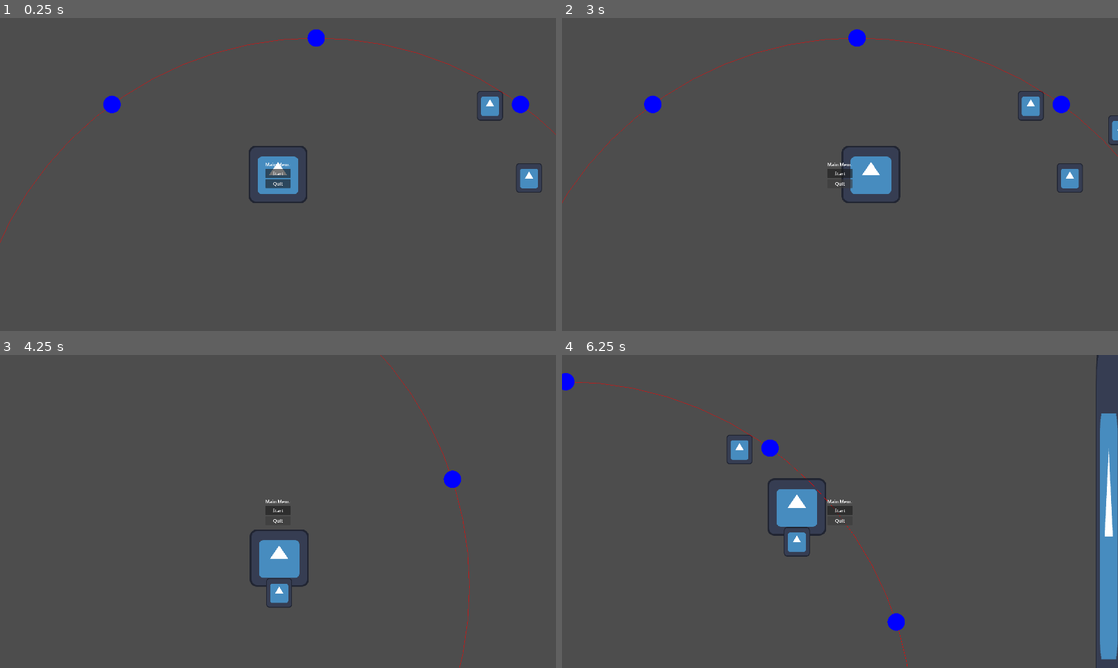
Above: before the commit, frames 1-4 (two rows, left to right).
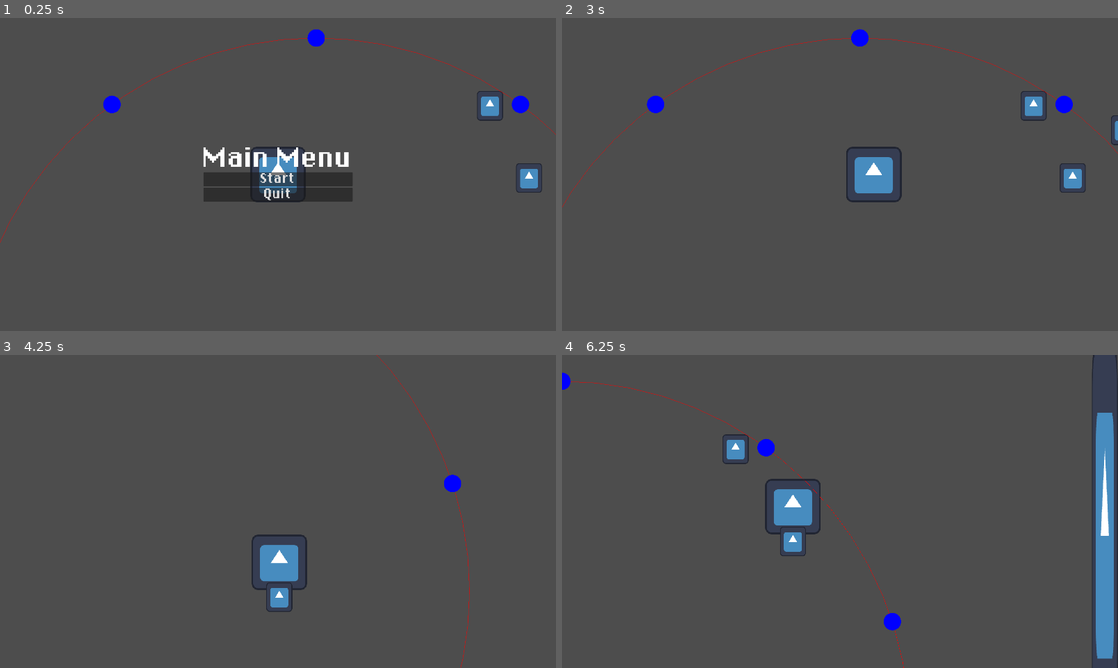
Above: after the commit, the same moments.

Repository: mrmojii/ocult
Game: Godot game, scene res://World/world.tscn
The game is run twice, just before and just after one commit, with the same random seed, the same clock (stepped at 60 frames per second) and the same inputs. The engine's default icon, where the game draws it, is replaced by a stand-in: a white triangle on a blue panel in a dark square.
Inputs (mouse positions are in pixels of both pictures, inside the frame that each line leads up to):
- Up to frame 1 (0.25 s): no input
- Up to frame 2 (3 s): click "Start" at 0.5 s; click (840, 174) at 1.25 s, where only the run before the commit has a clickable "Start"; click (840, 187) at 2 s, where only the run after the commit has a clickable "Continue"; hold D (MoveRight) from 2.78 s (still down); hold E (Interact) from 2.78 s (still down)
- Up to frame 3 (4.25 s): release D (MoveRight) at 3.53 s; release E (Interact) at 3.53 s; hold S (MoveDown) from 3.53 s (still down); tap E (Interact) at 3.6 s
- Up to frame 4 (6.25 s): release S (MoveDown) at 4.28 s; hold D (MoveRight) 4.28-5.03 s; hold E (Interact) 4.28-5.03 s; hold W (MoveUp) 5.03-5.78 s; tap E (Interact) at 5.1 s; hold A (MoveLeft) from 5.78 s (still down); hold E (Interact) from 5.78 s (still down)

The runs differ from the first frame. In frame 1, 3.1% of the frame differs, in the area x 36-64%, y 40-60%; in frame 2, 1.5%; in frame 3, 1.3%; in frame 4, 3.4%, in the area x 0-100%, y 0-100%.

Commit message:
bare minimum ui menu ok

Diff:
--- a/GameManager/game_manager.gd
+++ b/GameManager/game_manager.gd
@@ -20,6 +20,12 @@
 
 # Called every frame. 'delta' is the elapsed time since the previous frame.
 func _process(delta: float) -> void:
+	if Input.is_action_just_pressed("Menu"):
+		if state == GAME_STATE.PLAY:
+			state = GAME_STATE.PAUSE
+		elif state == GAME_STATE.PAUSE:
+			state = GAME_STATE.PLAY
+	pass
+
+func init():
 	self.state = GAME_STATE.START
-
-	pass
--- a/Player/Player.tscn
+++ b/Player/Player.tscn
@@ -11,15 +11,11 @@
 drop_point = NodePath("DropPoint")
 
 [node name="Sprite2D" type="Sprite2D" parent="." unique_id=360321690]
-scale = Vector2(0.53125006, 0.515625)
+scale = Vector2(0.5, 0.5)
 texture = ExtResource("1_3qydi")
 
 [node name="CollisionShape2D" type="CollisionShape2D" parent="." unique_id=2185953]
 shape = SubResource("RectangleShape2D_q3lat")
 
-[node name="Camera2D" type="Camera2D" parent="." unique_id=227411682]
-zoom = Vector2(3, 3)
-position_smoothing_enabled = true
-
 [node name="DropPoint" type="Marker2D" parent="." unique_id=391532136]
 position = Vector2(0, 40)
--- a/UI/credits_menu.gd
+++ b/UI/credits_menu.gd
@@ -17,3 +17,8 @@
 		show()
 	else :
 		hide()
+
+
+func _on_quit_button_button_up() -> void:
+	get_tree().quit()
+	pass # Replace with function body.
--- a/UI/main_menu.gd
+++ b/UI/main_menu.gd
@@ -1,11 +1,21 @@
 extends Control
 
 
+enum PAGES{
+	MAIN,
+	TUTORIAL_GAME_JAM
+}
+
+var current_page = PAGES.MAIN
+
+@onready var main_page = %MainPage
+@onready var tutorial_page = %TutorialPage
 # Called when the node enters the scene tree for the first time.
 func _ready() -> void:
 	GameManager.state_changed.connect(_on_game_state_changed)
+	main_page.show()
+	tutorial_page.hide()
 	pass # Replace with function body.
-
 
 # Called every frame. 'delta' is the elapsed time since the previous frame.
 func _process(delta: float) -> void:
@@ -17,3 +27,20 @@
 		show()
 	else :
 		hide()
+
+
+func _on_quit_button_button_up() -> void:
+	print("button up")
+	get_tree().quit()
+	pass # Replace with function body.
+
+
+func _on_start_main_button_button_up() -> void:
+	main_page.hide()
+	tutorial_page.show()
+	pass # Replace with function body.
+
+
+func _on_continue_button_button_up() -> void:
+	GameManager.state = GameManager.GAME_STATE.PLAY
+	pass # Replace with function body.
--- a/UI/pause_menu.gd
+++ b/UI/pause_menu.gd
@@ -16,3 +16,13 @@
 		show()
 	else :
 		hide()
+
+
+func _on_quit_button_button_up() -> void:
+	get_tree().quit()
+	pass # Replace with function body.
+
+
+func _on_resume_button_button_up() -> void:
+	GameManager.state = GameManager.GAME_STATE.PLAY
+	pass # Replace with function body.
--- a/UI/ui.tscn
+++ b/UI/ui.tscn
@@ -2,6 +2,7 @@
 
 [ext_resource type="Script" uid="uid://ctjh0e85cm1oc" path="res://UI/ui.gd" id="1_2fwl4"]
 [ext_resource type="Script" uid="uid://bmsjquddrkusy" path="res://UI/main_menu.gd" id="2_dajm1"]
+[ext_resource type="FontFile" uid="uid://bkpi0k1kbwmr3" path="res://Assets/fonts/DePixelHalbfett.otf" id="3_3sbvi"]
 [ext_resource type="Script" uid="uid://m1krevk8f4ti" path="res://UI/pause_menu.gd" id="3_e6gg6"]
 [ext_resource type="Script" uid="uid://cnocs1mqv554a" path="res://UI/credits_menu.gd" id="4_hat8c"]
 
@@ -24,31 +25,84 @@
 grow_vertical = 2
 script = ExtResource("2_dajm1")
 
-[node name="VBoxContainer" type="VBoxContainer" parent="MainMenu" unique_id=445912655]
+[node name="MainPage" type="Control" parent="MainMenu" unique_id=1499382998]
+unique_name_in_owner = true
 layout_mode = 1
 anchors_preset = 8
 anchor_left = 0.5
 anchor_top = 0.5
 anchor_right = 0.5
 anchor_bottom = 0.5
-offset_left = -20.0
-offset_top = -20.0
-offset_right = 20.0
-offset_bottom = 20.0
 grow_horizontal = 2
 grow_vertical = 2
 
-[node name="Label" type="Label" parent="MainMenu/VBoxContainer" unique_id=727049238]
+[node name="VBoxContainer" type="VBoxContainer" parent="MainMenu/MainPage" unique_id=445912655]
+layout_mode = 1
+anchors_preset = 8
+anchor_left = 0.5
+anchor_top = 0.5
+anchor_right = 0.5
+anchor_bottom = 0.5
+offset_left = -257.5
+offset_top = -93.5
+offset_right = 257.5
+offset_bottom = 93.5
+grow_horizontal = 2
+grow_vertical = 2
+
+[node name="Label" type="Label" parent="MainMenu/MainPage/VBoxContainer" unique_id=727049238]
 layout_mode = 2
+theme_override_fonts/font = ExtResource("3_3sbvi")
+theme_override_font_sizes/font_size = 64
 text = "Main Menu"
 
-[node name="StartButton" type="Button" parent="MainMenu/VBoxContainer" unique_id=1577657658]
+[node name="StartButton" type="Button" parent="MainMenu/MainPage/VBoxContainer" unique_id=1577657658]
 layout_mode = 2
+theme_override_fonts/font = ExtResource("3_3sbvi")
+theme_override_font_sizes/font_size = 32
 text = "Start"
 
-[node name="QuitButton" type="Button" parent="MainMenu/VBoxContainer" unique_id=1330622432]
+[node name="QuitButton" type="Button" parent="MainMenu/MainPage/VBoxContainer" unique_id=1330622432]
 layout_mode = 2
+theme_override_fonts/font = ExtResource("3_3sbvi")
+theme_override_font_sizes/font_size = 32
 text = "Quit"
+
+[node name="TutorialPage" type="Control" parent="MainMenu" unique_id=1396173575]
+unique_name_in_owner = true
+layout_mode = 1
+anchors_preset = 8
+anchor_left = 0.5
+anchor_top = 0.5
+anchor_right = 0.5
+anchor_bottom = 0.5
+grow_horizontal = 2
+grow_vertical = 2
+
+[node name="VBoxContainer" type="VBoxContainer" parent="MainMenu/TutorialPage" unique_id=490184529]
+layout_mode = 1
+anchors_preset = 8
+anchor_left = 0.5
+anchor_top = 0.5
+anchor_right = 0.5
+anchor_bottom = 0.5
+offset_left = -169.0
+offset_top = -60.0
+offset_right = 169.0
+offset_bottom = 60.0
+grow_horizontal = 2
+grow_vertical = 2
+
+[node name="Label" type="Label" parent="MainMenu/TutorialPage/VBoxContainer" unique_id=740287278]
+layout_mode = 2
+theme_override_fonts/font = ExtResource("3_3sbvi")
+theme_override_font_sizes/font_size = 32
+text = "balbla tutorial
+"
+
+[node name="ContinueButton" type="Button" parent="MainMenu/TutorialPage/VBoxContainer" unique_id=1527609135]
+layout_mode = 2
+text = "Continue"
 
 [node name="PauseMenu" type="Control" parent="." unique_id=456376627]
 unique_name_in_owner = true
@@ -76,15 +130,21 @@
 
 [node name="Label" type="Label" parent="PauseMenu/VBoxContainer" unique_id=902326594]
 layout_mode = 2
+theme_override_fonts/font = ExtResource("3_3sbvi")
+theme_override_font_sizes/font_size = 64
 text = "Pause"
 horizontal_alignment = 1
 
 [node name="ResumeButton" type="Button" parent="PauseMenu/VBoxContainer" unique_id=1597235845]
 layout_mode = 2
+theme_override_fonts/font = ExtResource("3_3sbvi")
+theme_override_font_sizes/font_size = 32
 text = "Resume"
 
 [node name="QuitButton" type="Button" parent="PauseMenu/VBoxContainer" unique_id=890191758]
 layout_mode = 2
+theme_override_fonts/font = ExtResource("3_3sbvi")
+theme_override_font_sizes/font_size = 32
 text = "Quit"
 
 [node name="CreditsMenu" type="Control" parent="." unique_id=156149899]
@@ -113,5 +173,20 @@
 
 [node name="Label" type="Label" parent="CreditsMenu/VBoxContainer" unique_id=1361982024]
 layout_mode = 2
+theme_override_fonts/font = ExtResource("3_3sbvi")
+theme_override_font_sizes/font_size = 32
 text = "Done by cool people :D
 "
+
+[node name="QuitButton" type="Button" parent="CreditsMenu/VBoxContainer" unique_id=1310148572]
+layout_mode = 2
+theme_override_fonts/font = ExtResource("3_3sbvi")
+theme_override_font_sizes/font_size = 32
+text = "Quit"
+
+[connection signal="button_up" from="MainMenu/MainPage/VBoxContainer/StartButton" to="MainMenu" method="_on_start_main_button_button_up"]
+[connection signal="button_up" from="MainMenu/MainPage/VBoxContainer/QuitButton" to="MainMenu" method="_on_quit_button_button_up"]
+[connection signal="button_up" from="MainMenu/TutorialPage/VBoxContainer/ContinueButton" to="MainMenu" method="_on_continue_button_button_up"]
+[connection signal="button_up" from="PauseMenu/VBoxContainer/ResumeButton" to="PauseMenu" method="_on_resume_button_button_up"]
+[connection signal="button_up" from="PauseMenu/VBoxContainer/QuitButton" to="PauseMenu" method="_on_quit_button_button_up"]
+[connection signal="button_up" from="CreditsMenu/VBoxContainer/QuitButton" to="CreditsMenu" method="_on_quit_button_button_up"]
--- a/World/world.gd
+++ b/World/world.gd
@@ -4,3 +4,4 @@
 
 func _ready() -> void:
 	PlayerManager.player = player
+	GameManager.init()
--- a/World/world.tscn
+++ b/World/world.tscn
@@ -12,6 +12,9 @@
 player = NodePath("Player")
 
 [node name="Player" parent="." unique_id=626537056 instance=ExtResource("1_3f78f")]
+
+[node name="RemoteTransform2D" type="RemoteTransform2D" parent="Player" unique_id=1247543144]
+remote_path = NodePath("../../Camera2D")
 
 [node name="Walls" type="Node2D" parent="." unique_id=1916328929]
 
@@ -50,3 +53,8 @@
 [node name="CanvasLayer" type="CanvasLayer" parent="." unique_id=1060347737]
 
 [node name="UI" parent="CanvasLayer" unique_id=1552743313 instance=ExtResource("5_k8do8")]
+
+[node name="Camera2D" type="Camera2D" parent="." unique_id=734074913]
+zoom = Vector2(3, 3)
+process_callback = 0
+position_smoothing_enabled = true
--- a/project.godot
+++ b/project.godot
@@ -25,6 +25,12 @@
 window/size/viewport_width=1920
 window/size/viewport_height=1080
 window/stretch/mode="viewport"
+
+[gui]
+
+theme/default_font_antialiasing=0
+theme/default_font_subpixel_positioning=0
+theme/custom_font="uid://bkpi0k1kbwmr3"
 
 [input]
 
Binary file added: Assets/Player_occult-export.png
Not shown, added: Assets/Player_occult-export.png.import
Binary file added: Assets/fonts/DePixelHalbfett.otf
Not shown, added: Assets/fonts/DePixelHalbfett.otf.import
